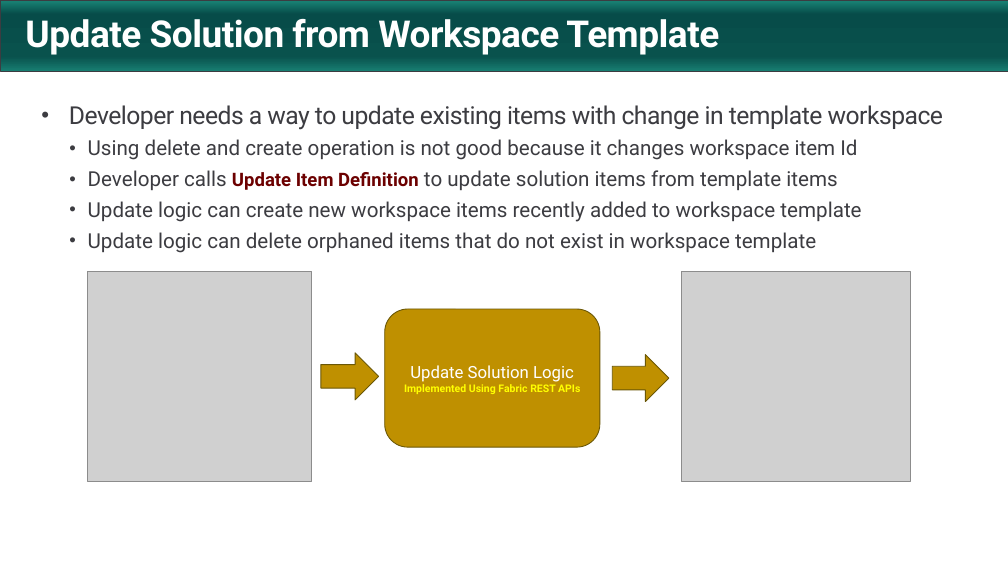
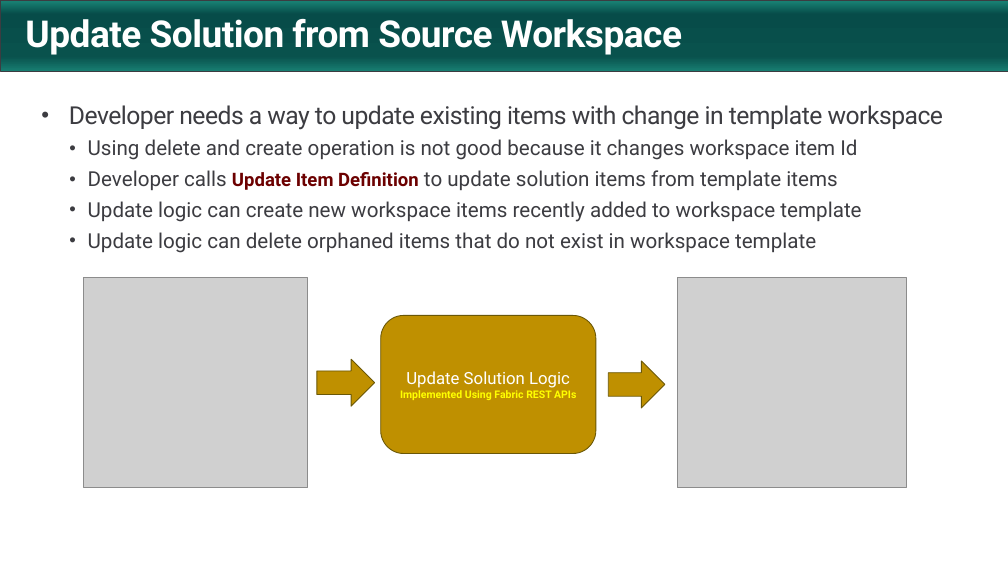
Before and after one commit to FabricDevCamp/FabricSolutionDeployment, a slide deck: slide 33 of docs/Automating Fabric Solution Deployment.pptx (slide 20 before the commit). Drawn at 1008x567 pixels with LibreOffice and Linux fonts; fonts in the diff are those of the drawing; grey boxes stand for pictures; background and template pictures are left out. Boxes give left, top, right and bottom in pixels: in the first picture for what was removed or moved away, otherwise in the second. Text is boxed around its words. In the diff, an @@ line names an element or a change of style, - is before the commit and + after.

```diff
--- a/docs/Automating Fabric Solution Deployment.pptx
+++ b/docs/Automating Fabric Solution Deployment.pptx
@@ title at <box>25,19,682,55</box>: text changed @@
-Update Solution from Workspace Template
+Update Solution from Source Workspace
@@ 2 pictures, 2 right arrows, 1 rounded rectangle: place and size @@
-2 pictures, 2 right arrows, 1 rounded rectangle at <box>87,271,910,482</box>
+2 pictures, 2 right arrows, 1 rounded rectangle at <box>84,278,906,488</box>
```
Also in this commit, not shown: 9 other slides changed, 23 slides added, 13 slides removed.
